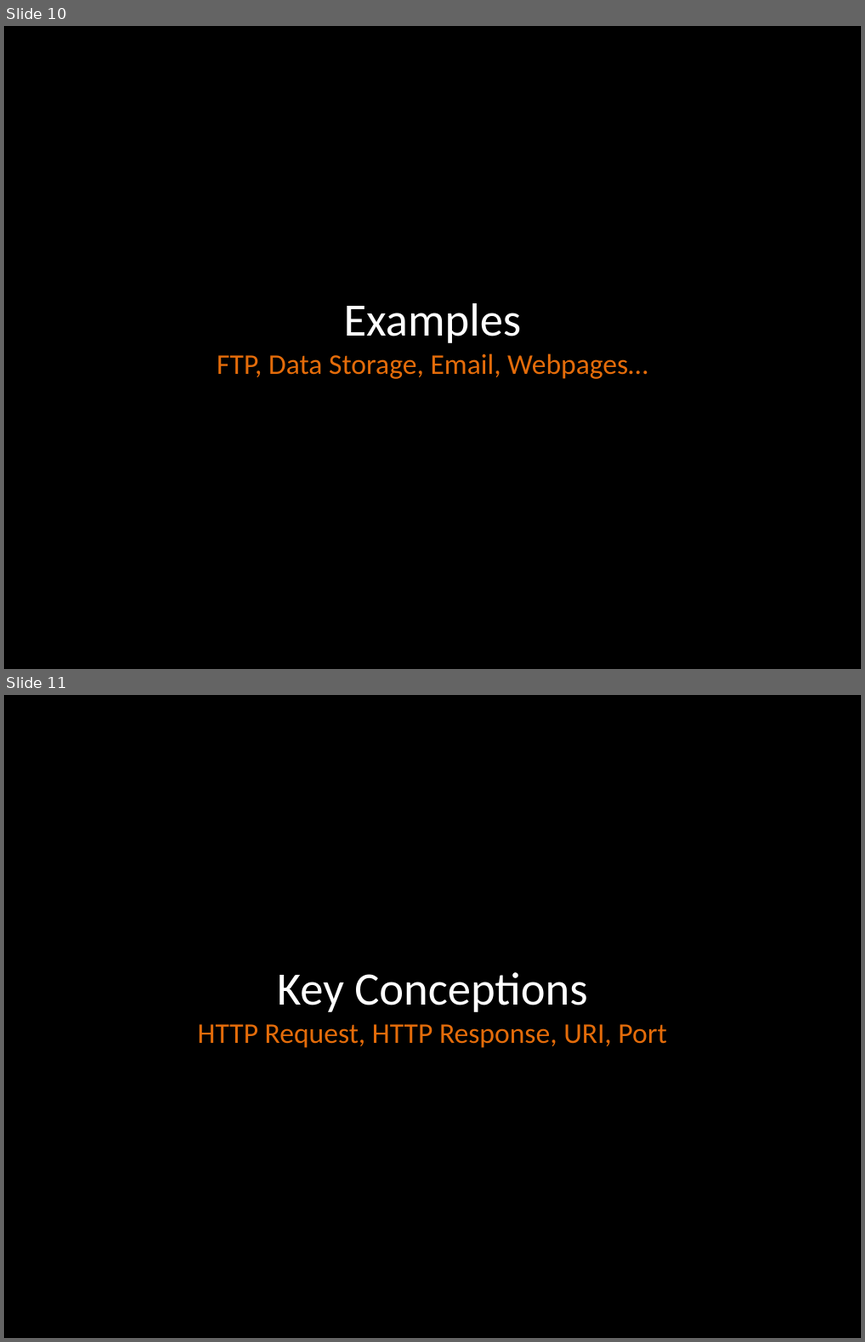
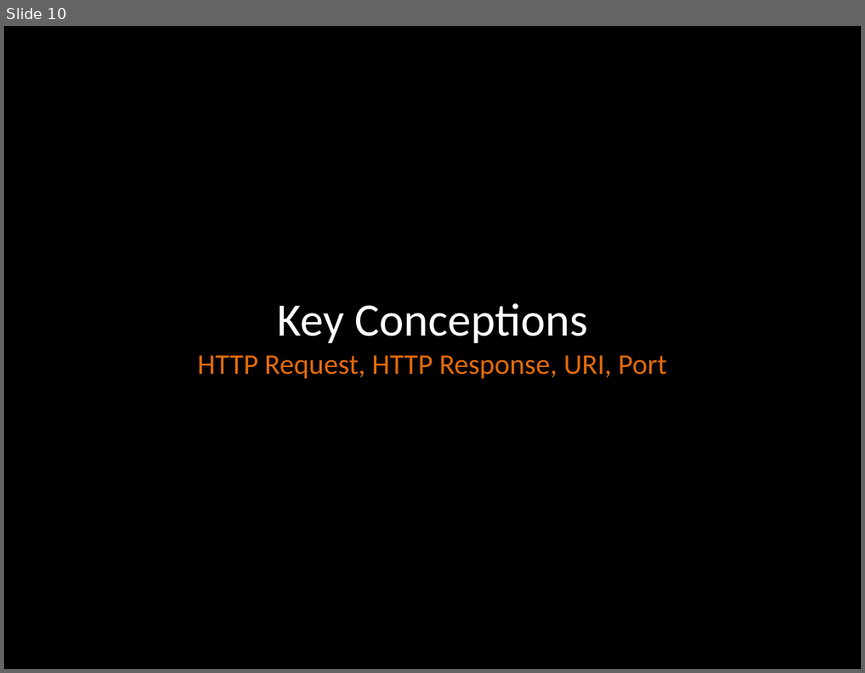
Before and after one commit to micusic/rack2sinatra, a slide deck: From Rack to Sinatra.pptx. Shown one above the other, each under a label of ours: slides 10 and 11 before the commit, slide 10 after it. The pictures are 865x1342 and 865x673 pixels, drawn with LibreOffice and Linux fonts; fonts in the diff are those of the drawing. Boxes give left, top, right and bottom in pixels: in the first picture for what was removed or moved away, otherwise in the second. Text is boxed around its words. In the diff, an @@ line names an element or a change of style, - is before the commit and + after.

```diff
--- a/From Rack to Sinatra.pptx
+++ b/From Rack to Sinatra.pptx
@@ slide 10 removed at bbox=[4, 26, 861, 669], background #000000 @@
@@ title removed at bbox=[216, 303, 647, 379] @@
-Examples
-FTP, Data Storage, Email, Webpages…
@@ what was slide 11 is now slide 10 @@
```
Also in this commit, not shown: 3 slides changed.
